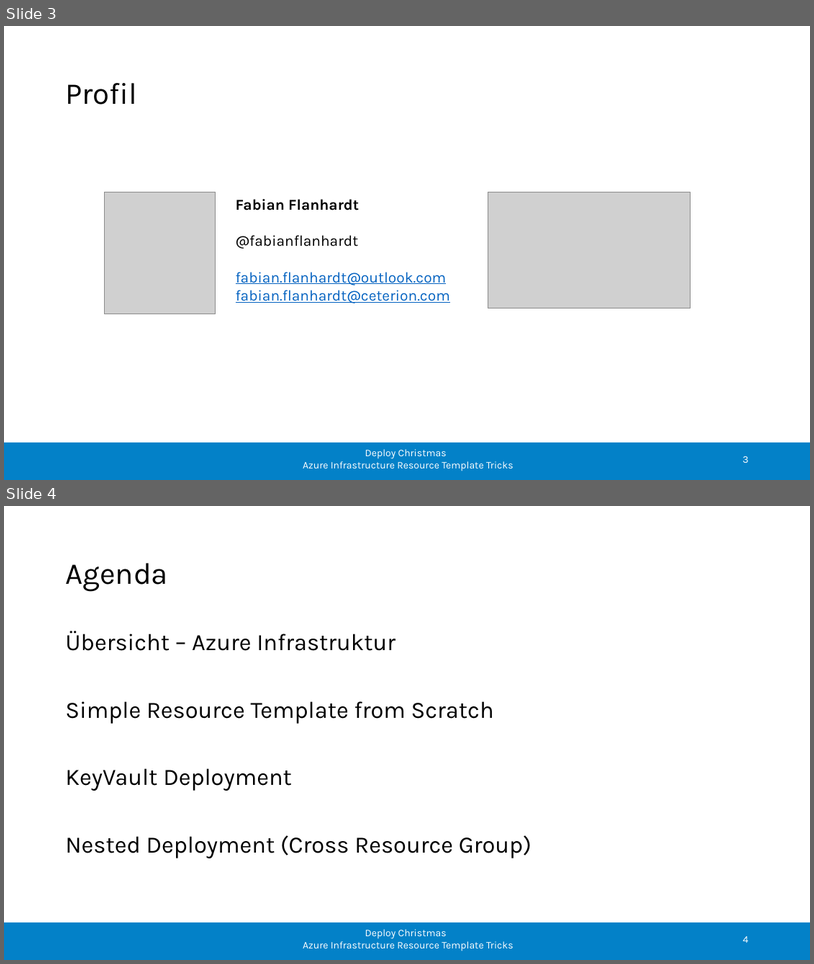
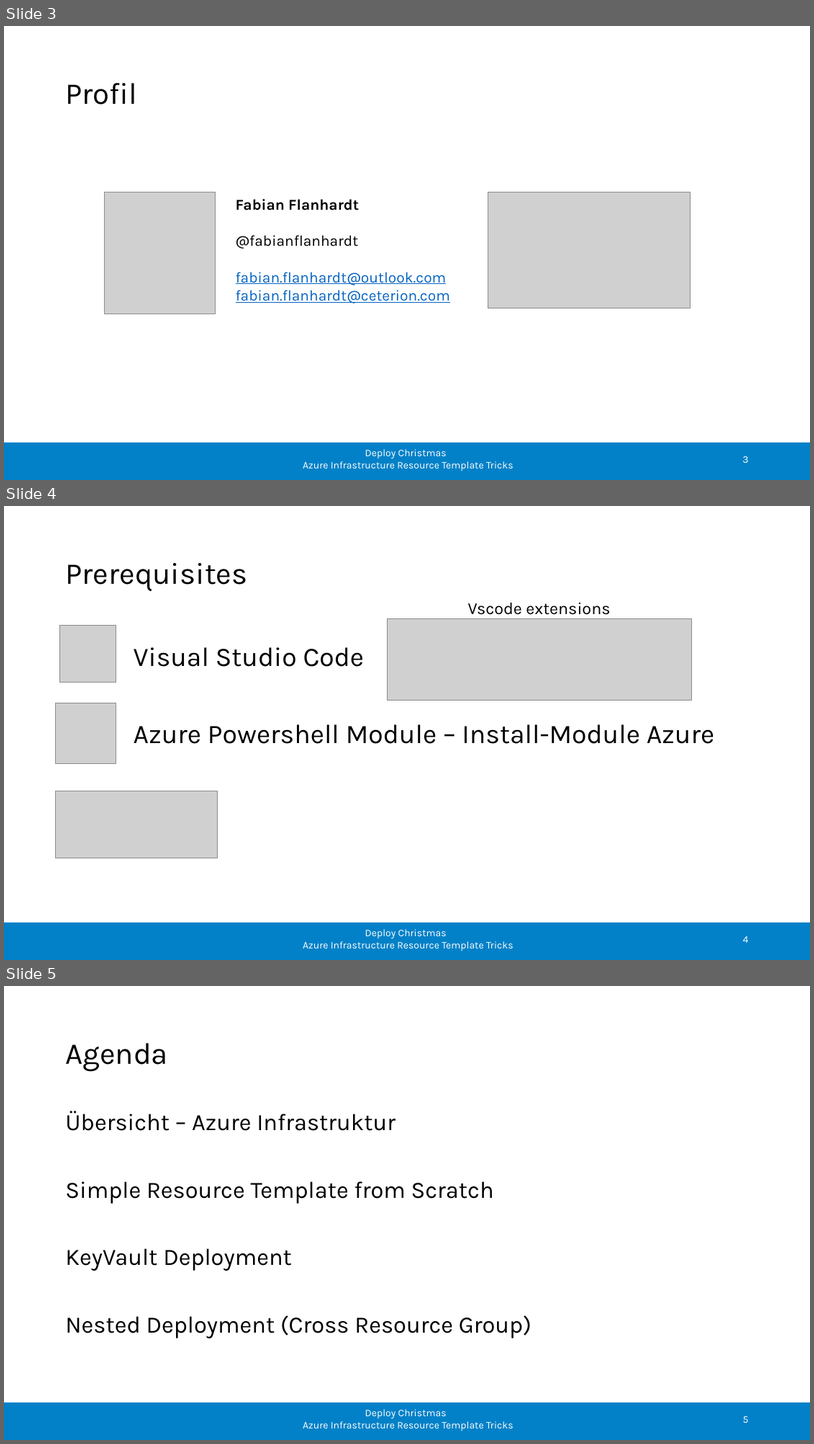
Before and after one commit to ceterion/ct.arm.meetup.deploychristmas, a slide deck: meetup-slides.pptx. Shown one above the other, each under a label of ours: slides 3 and 4 before the commit, slides 3, 4 and 5 after it. The pictures are 814x964 and 814x1444 pixels, drawn with LibreOffice and Linux fonts; fonts in the diff are those of the drawing; grey boxes stand for pictures; background and template pictures are left out. Boxes give left, top, right and bottom in pixels: in the first picture for what was removed or moved away, otherwise in the second. Text is boxed around its words. In the diff, an @@ line names an element or a change of style, - is before the commit and + after.

Commit message:
Prerequisites Slide added

```diff
--- a/meetup-slides.pptx
+++ b/meetup-slides.pptx
@@ slide 4 added at box(4, 506, 810, 960), background #FFFFFF; not listed: 1 template element that a slide beside it also shows @@
@@ title added at box(65, 563, 247, 591), 36 pt, text #000000 @@
+Prerequisites
@@ text added at box(468, 602, 610, 615), 20 pt, text #000000 @@
+Vscode extensions
@@ picture added at box(59, 626, 116, 682) @@
@@ picture added at box(388, 618, 692, 700) @@
@@ text added at box(134, 647, 365, 667), 32 pt, text #000000 @@
+Visual Studio Code
@@ picture added at box(55, 703, 116, 763) @@
@@ text added at box(134, 724, 715, 744), 32 pt, text #000000 @@
+Azure Powershell Module – Install-Module Azure
@@ picture added at box(55, 790, 218, 858) @@
@@ text added at box(303, 929, 514, 951), 12 pt, text #FFFFFF @@
+Deploy Christmas
+Azure Infrastructure Resource Template Tricks
@@ page number added at box(743, 936, 749, 942), 12 pt, text #FFFFFF @@
+4
@@ what was slide 4 is now slide 5 @@
@@ page number at box(743, 1416, 749, 1422): text changed @@
-4
+5
```
